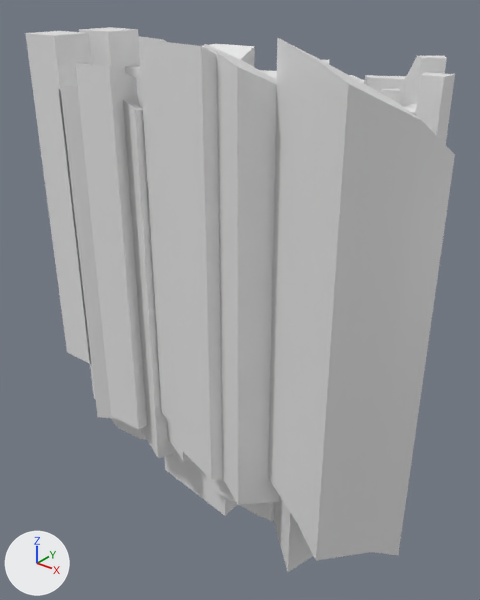
A saved change to the FBX model Assets/Blender/Environments/01-glyph-environment.fbx.
The view is the same before and after, from a 50 mm lens placed at (761.0, -651.0, 142.0), pointed at (240.0, 0.0, -262.0). Arrows for +X, +Y and +Z are at lower left; the lights stay in place. The picture after the commit comes second. Where no turn or scale is listed for an object, it has been applied to the vertices. Vertices at exactly the same position are counted once.

The first picture shows 'GlyphEnvironmentGroundB', 'GlyphEnvironmentSpikes'.
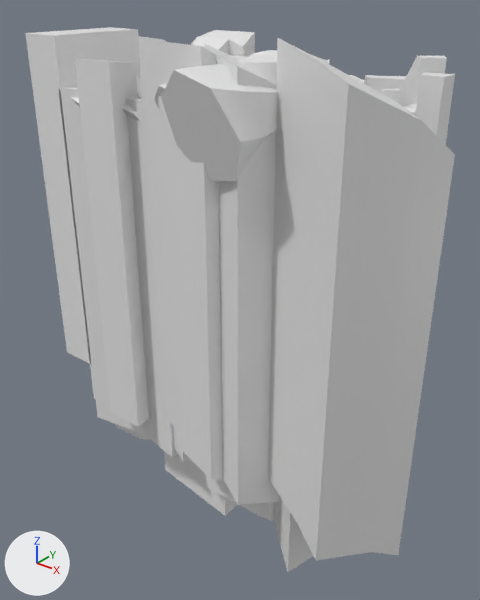
The edits, one by one:
me_cube_010 is used by ob_glyphenvironmentspikes; location (0.0, 0.0, 0.0).
me_cube_010 had 380 vertices, 296 faces and spanned x -73.0..536.0, y -185.0..204.0, z -600.0..94.0.
me_cube_010 now has 486 vertices, 366 faces and spans x -73.0..536.0, y -185.0..204.0, z -600.0..94.0.
me_cube_010 part 1: the loose piece of 12 vertices spanning x 98.0..154.0, y -130.0..-40.0, z -488.0..52.0 is rebuilt with 12 vertices and now spans x 98.0..154.0, y -130.0..-40.0, z -472.0..57.0.
Part 2, on me_cube_010:
7 vertices are removed from x -10.0..146.0, y -17.0..110.0, z -467.0..74.0.
19 faces are deleted.
4 vertices in x 75.0..147.0, y 148.0..151.0, z -446.0..54.0 move by (0.0, 0.0, 18.0).
19 vertices move from x 87.0..237.0, y -117.0..108.0, z -498.0..33.0 to x 87.0..238.0, y -109.0..94.0, z -487.0..66.0.
60 vertices are added at x -30.0..214.0, y -17.0..128.0, z -487.0..74.0.
32 new vertices lie (16.0, 0.0, 0.0) away from vertices in x -30.0, y -13.0..13.0, z -8.0..18.0.
10 new vertices lie (27.0, 0.0, 0.0) away from vertices in x 118.0, y 63.0..82.0, z 26.0..48.0.
11 new vertices lie (0.0, 0.0, 500.0) away from vertices in x 35.0..214.0, y 49.0..128.0, z -487.0..-434.0.
89 new faces join them.
Other edits to the shape of me_cube_010 do not show in these pictures.
Mesh me_nurbscurve is new.
It has 1932 vertices, 1897 faces and spans x 45.0..434.0, y -208.0..156.0, z -47.0..78.0.
Object 'GlyphEnvironmentTubes' (ob_glyphenvironmenttubes) is new; it shows me_nurbscurve.
Its location is (0.0, 0.0, 0.0).

Changed parts and their boxes [x1, y1, x2, y2] in the pictures (480 x 600 px):
'GlyphEnvironmentTubes', added: after [71, 50, 329, 181]
part 1 of me_cube_010, rebuilt: before [75, 63, 147, 430]; after [75, 58, 149, 426]
part 2 of me_cube_010, reshaped: before [29, 27, 255, 458]; after [29, 27, 255, 457]
